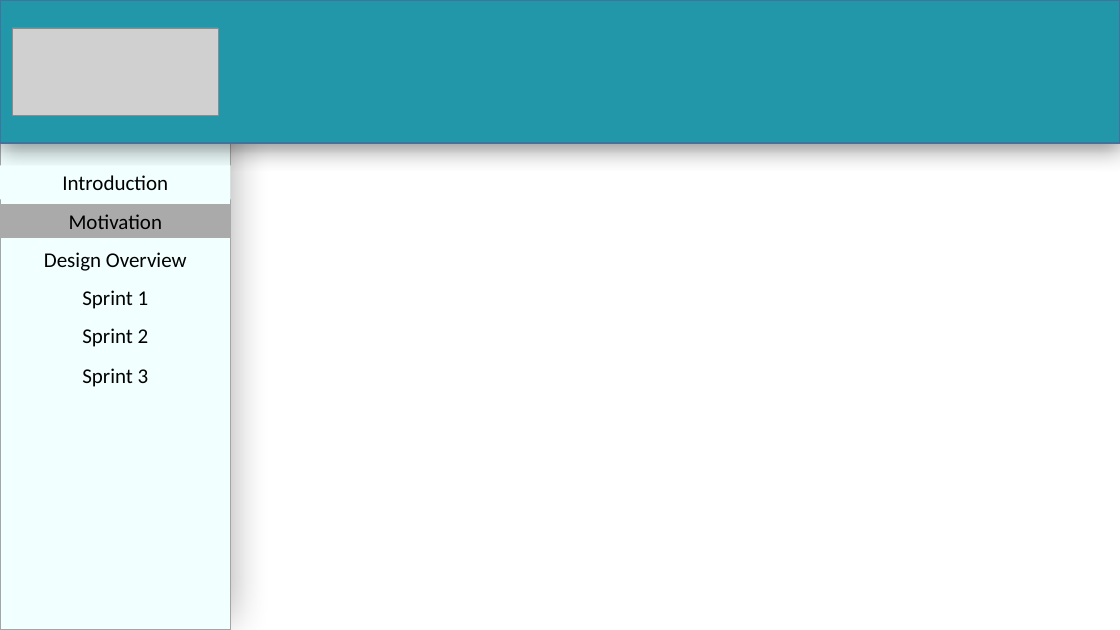
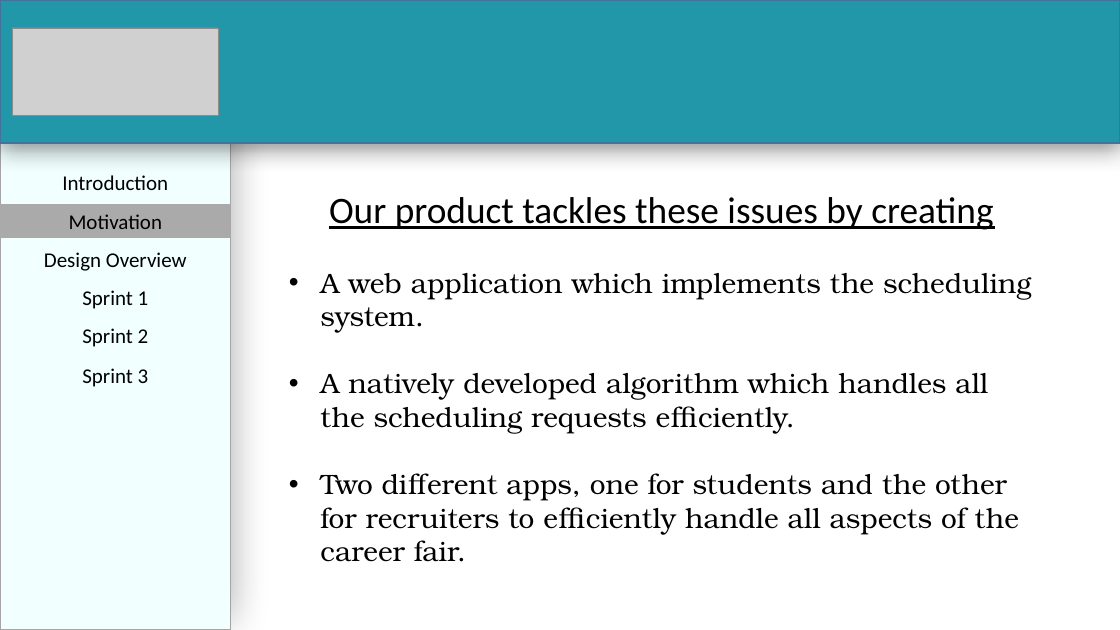
Before and after one commit to PalinaRawat/MyPQue, a slide deck: slide 5 of Documents/Team 7 - Sprint 3 Presentation.pptx. Drawn at 1120x630 pixels with LibreOffice and Linux fonts; fonts in the diff are those of the drawing; grey boxes stand for pictures. Boxes give left, top, right and bottom in pixels: in the first picture for what was removed or moved away, otherwise in the second. Text is boxed around its words. In the diff, an @@ line names an element or a change of style, - is before the commit and + after.

```diff
--- a/Documents/Team 7 - Sprint 3 Presentation.pptx
+++ b/Documents/Team 7 - Sprint 3 Presentation.pptx
@@ text "Introduction": place and size @@
-text "Introduction" at [0,166,231,199]
+text "Introduction" at [62,175,168,190]
@@ text "Introduction" at [62,175,168,190]: fill #F1FFFF to none @@
@@ text added at [320,197,1032,562], 24 pt, text #000000 @@
+Our product tackles these issues by creating
+• A web application which implements the scheduling system.
+• A natively developed algorithm which handles all the scheduling requests efficiently.
+• Two different apps, one for students and the other for recruiters to efficiently handle all aspects of the career fair.
```
Also in this commit, not shown: 2 other slides changed, 4 slides added.
